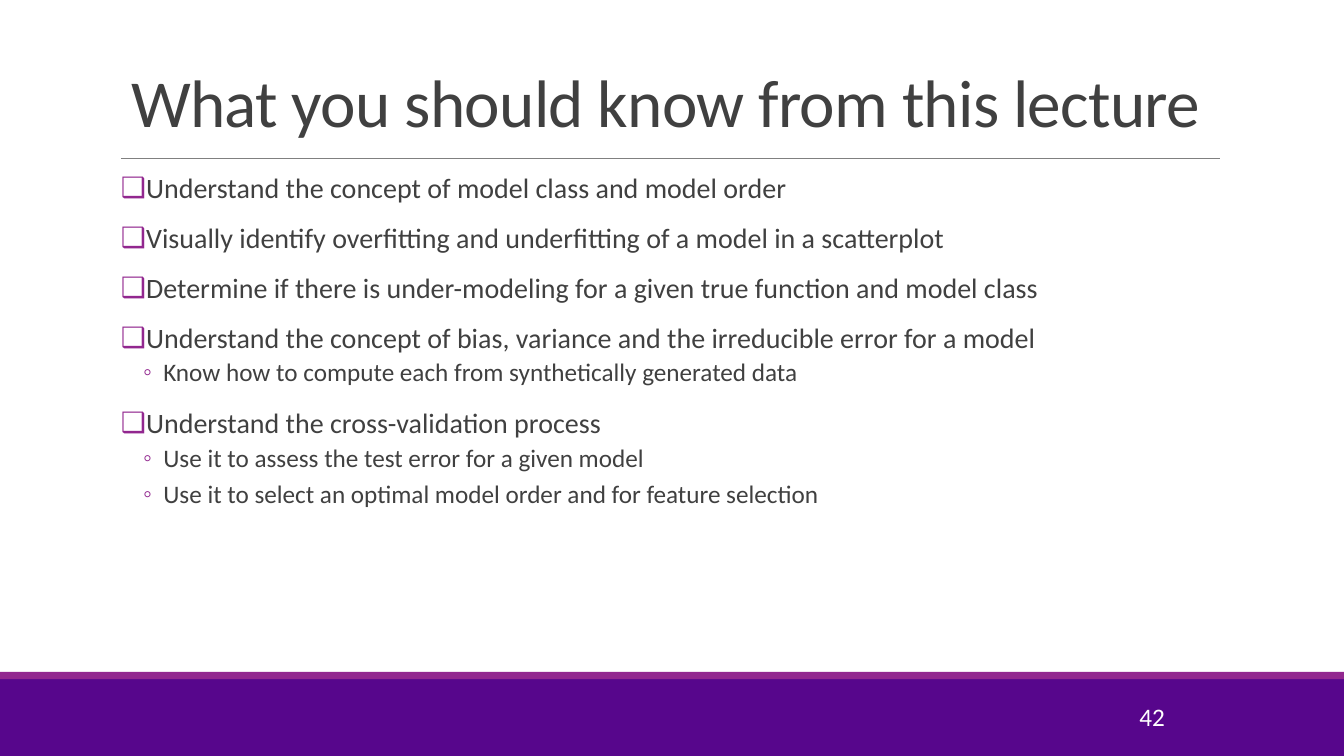
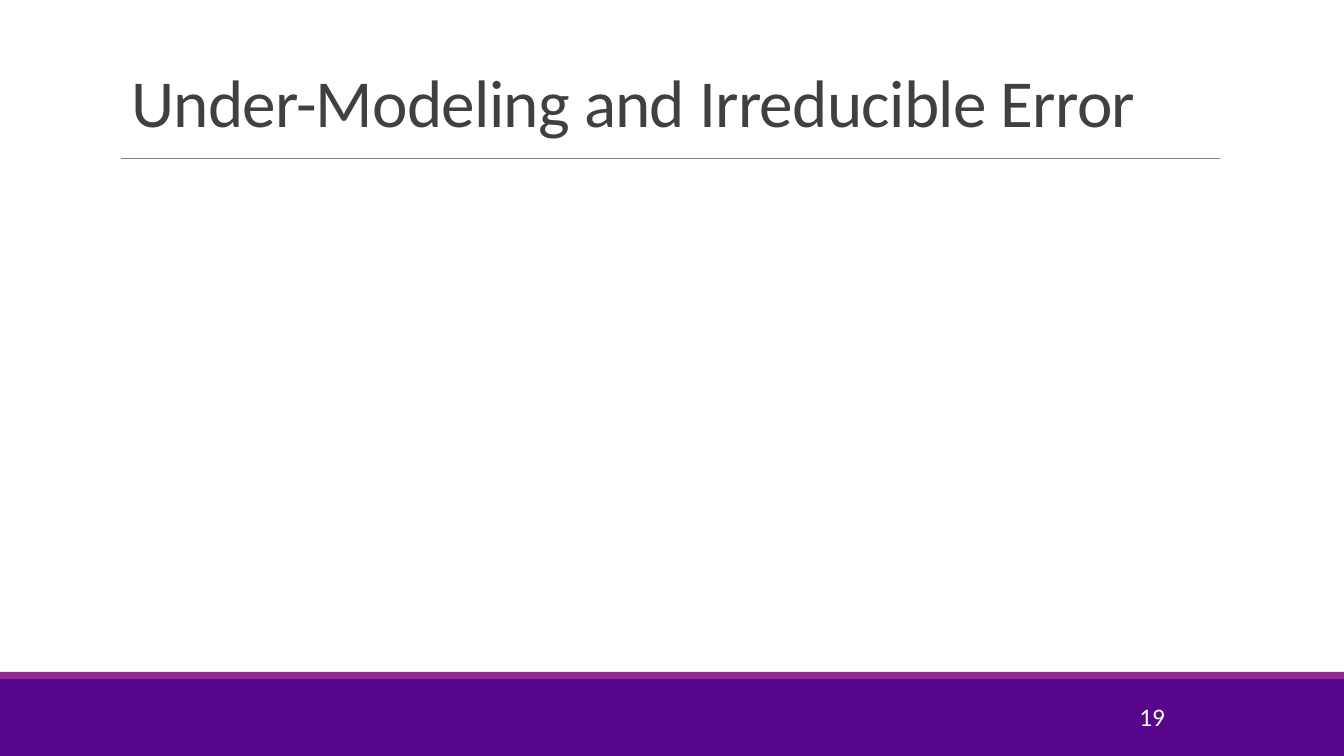
Before and after one commit to joshzzl/introml, a slide deck: slide 19 of lectures/Lect04_ModelSelection.pptx (slide 42 before the commit). Drawn at 1344x756 pixels with LibreOffice and Linux fonts; fonts in the diff are those of the drawing; grey boxes stand for pictures; background and template pictures are left out. Boxes give left, top, right and bottom in pixels: in the first picture for what was removed or moved away, otherwise in the second. Text is boxed around its words. In the diff, an @@ line names an element or a change of style, - is before the commit and + after.

Commit message:
Updated the model selection and multi-variable slides.

```diff
--- a/lectures/Lect04_ModelSelection.pptx
+++ b/lectures/Lect04_ModelSelection.pptx
@@ title at [131, 80, 1136, 139]: text changed @@
-What you should know from this lecture
+Under-Modeling and Irreducible Error
@@ text removed at [146, 178, 1038, 507] @@
-❑ Understand the concept of model class and model order
-❑ Visually identify overfitting and underfitting of a model in a scatterplot
-❑ Determine if there is under-modeling for a given true function and model class
-❑ Understand the concept of bias, variance and the irreducible error for a model
-  ◦ Know how to compute each from synthetically generated data
-❑ Understand the cross-validation process
-  ◦ Use it to assess the test error for a given model
-  ◦ Use it to select an optimal model order and for feature selection
@@ page number at [1139, 709, 1165, 726]: text changed @@
-42
+19
```
Also in this commit, not shown: 15 other slides changed, 16 slides added, 1 slide removed, 13 other files.
